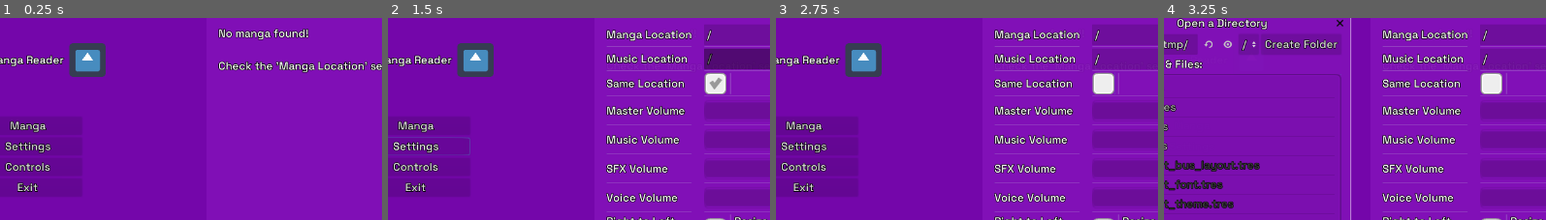
Above: before the commit, frames 1-4 (left to right).
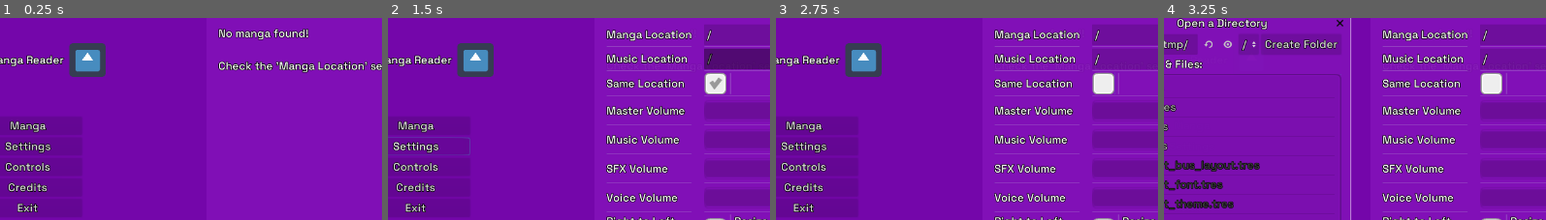
Above: after the commit, the same moments.

Repository: MrPoblin/Sound-Manga-Reader-Godot
Game: Godot game, scene res://Scenes/UI/Main.tscn
Two runs of this game, one before a commit and one after it. Both use one fixed random seed, a clock stepped at 60 frames per second and the inputs below. The engine's default icon, where the game draws it, is replaced by a stand-in: a white triangle on a blue panel in a dark square.
Inputs (mouse positions are % of the whole screen's width and height, from its top left):
- Up to frame 1 (0.25 s): no input
- Up to frame 2 (1.5 s): click "Manga" at 0.5 s; click "Settings" at 1.25 s
- Up to frame 3 (2.75 s): click (53, 19) at 2 s
- Up to frame 4 (3.25 s): click "Manga Location" at 2.75 s
The pictures show only the part of the screen within x 10-60%, y 2-52%; the shares and areas given below are measured in that part.

The runs differ from the first frame. In frame 1, 0.6% of the frame differs, in the area x 2-13%, y 81-97%; in frame 2, 0.6%; in frame 3, 0.6%; in frame 4, less than 0.1%.

Commit message:
Credits Font and Godot logo added

Diff:
--- a/Scenes/UI/Controls_help.tscn
+++ b/Scenes/UI/Controls_help.tscn
@@ -5,6 +5,7 @@
 [node name="Controls_help" type="TabContainer"]
 anchor_right = 1.0
 anchor_bottom = 1.0
+mouse_default_cursor_shape = 2
 tab_align = 0
 script = ExtResource( 1 )
 
--- a/Scenes/UI/Credits.tscn
+++ b/Scenes/UI/Credits.tscn
@@ -1,28 +1,70 @@
-[gd_scene load_steps=2 format=2]
+[gd_scene load_steps=4 format=2]
 
 [ext_resource path="res://Scenes/UI/C_Panel.tscn" type="PackedScene" id=1]
+[ext_resource path="res://Assets/logo_outlined.png" type="Texture" id=2]
+[ext_resource path="res://Scripts/UI/CreditsContainer.gd" type="Script" id=3]
 
 [node name="Credits" instance=ExtResource( 1 )]
 
 [node name="CreditsContainer" type="VBoxContainer" parent="." index="0"]
 anchor_left = 0.025
 anchor_top = 0.02
-anchor_right = 1.0
+anchor_right = 0.6
 anchor_bottom = 1.0
+script = ExtResource( 3 )
 
 [node name="Label" type="Label" parent="CreditsContainer" index="0"]
-margin_right = 1248.0
+margin_right = 736.0
 margin_bottom = 14.0
 text = "test"
 
 [node name="Label2" type="Label" parent="CreditsContainer" index="1"]
 margin_top = 18.0
-margin_right = 1248.0
+margin_right = 736.0
 margin_bottom = 32.0
 text = "test"
 
 [node name="Label3" type="Label" parent="CreditsContainer" index="2"]
 margin_top = 36.0
-margin_right = 1248.0
+margin_right = 736.0
 margin_bottom = 50.0
 text = "test"
+
+[node name="SpaceGrotesk-Medium" type="Button" parent="CreditsContainer" index="3"]
+margin_top = 54.0
+margin_right = 736.0
+margin_bottom = 74.0
+mouse_default_cursor_shape = 2
+text = "SpaceGrotesk-Medium"
+
+[node name="LogoGodot" type="TextureButton" parent="CreditsContainer" index="4"]
+margin_top = 78.0
+margin_right = 736.0
+margin_bottom = 705.0
+mouse_default_cursor_shape = 2
+size_flags_vertical = 3
+texture_normal = ExtResource( 2 )
+texture_pressed = ExtResource( 2 )
+texture_hover = ExtResource( 2 )
+texture_disabled = ExtResource( 2 )
+texture_focused = ExtResource( 2 )
+expand = true
+stretch_mode = 4
+
+[node name="FontPopup" type="PopupDialog" parent="." index="1"]
+anchor_left = 0.5
+anchor_right = 1.0
+anchor_bottom = 1.0
+
+[node name="ScrollContainer" type="ScrollContainer" parent="FontPopup" index="0"]
+anchor_left = 0.01
+anchor_top = 0.01
+anchor_right = 0.99
+anchor_bottom = 0.99
+
+[node name="OFL" type="Label" parent="FontPopup/ScrollContainer" index="0"]
+margin_right = 75.0
+margin_bottom = 14.0
+text = "afawegaewg"
+
+[connection signal="pressed" from="CreditsContainer/SpaceGrotesk-Medium" to="CreditsContainer" method="_on_SpaceGroteskMedium_pressed"]
--- a/Scenes/UI/Menu.tscn
+++ b/Scenes/UI/Menu.tscn
@@ -70,7 +70,6 @@
 text = "Controls"
 
 [node name="credits_button" type="Button" parent="MainMenuButtons"]
-visible = false
 margin_top = 72.0
 margin_right = 179.0
 margin_bottom = 92.0
@@ -79,9 +78,9 @@
 text = "Credits"
 
 [node name="exit_button" type="Button" parent="MainMenuButtons"]
-margin_top = 72.0
+margin_top = 96.0
 margin_right = 179.0
-margin_bottom = 92.0
+margin_bottom = 116.0
 mouse_default_cursor_shape = 2
 size_flags_horizontal = 3
 text = "Exit"
@@ -103,7 +102,7 @@
 text = "Manga not found!
 Check the 'Manga Location' setting!"
 
-[node name="CreditsPopup" type="Popup" parent="."]
+[node name="CreditsPopup" type="Popup" parent="." groups=["Popups"]]
 anchor_left = 0.38
 anchor_top = 0.05
 anchor_right = 1.0
--- a/Scripts/UI/C_Panel.gd
+++ b/Scripts/UI/C_Panel.gd
@@ -4,4 +4,4 @@
 
 func _ready():
 	color = Config.config.get_value("color", "panel", Color.black.lightened(0.12))
-	pass
+#	pass
--- a/Scripts/UI/Controls_help.gd
+++ b/Scripts/UI/Controls_help.gd
@@ -1,9 +1,6 @@
 extends TabContainer
 
 func _ready():
-#	var my_style = StyleBoxFlat.new()
-#	my_style.bg_color = (Config.config.get_value("color", "panel", Color.black.lightened(0.12)).lightened(0.08))
-#	add_stylebox_override ("panel", my_style)
 	if(Config.config.get_value("controls", "swapLR", false)):
 		$"Keyboard Controls/kb_grid/next_page".text += ", 'left', 'a'"
 		$"Keyboard Controls/kb_grid/prev_page".text += ", 'right', 'd'"
--- /dev/null
+++ b/Scripts/UI/CreditsContainer.gd
@@ -0,0 +1,12 @@
+extends VBoxContainer
+
+func load_text(path):
+	var file = File.new()
+	file.open(path, File.READ)
+	var content = file.get_as_text()
+	file.close()
+	return content
+
+func _on_SpaceGroteskMedium_pressed():
+	$"../FontPopup".popup()
+	$"../FontPopup/ScrollContainer/OFL".text = load_text("res://Licenses/SpaceGrotesk-Medium.txt")
--- a/Scripts/UI/Menu.gd
+++ b/Scripts/UI/Menu.gd
@@ -12,7 +12,7 @@
 	$Popup.popup()
 
 func _on_Menu_resized():
-	$Popup.visible = false
+	$Popup.visible = false #Might use node groups
 	$CreditsPopup.visible = false
 
 func _input(event):
